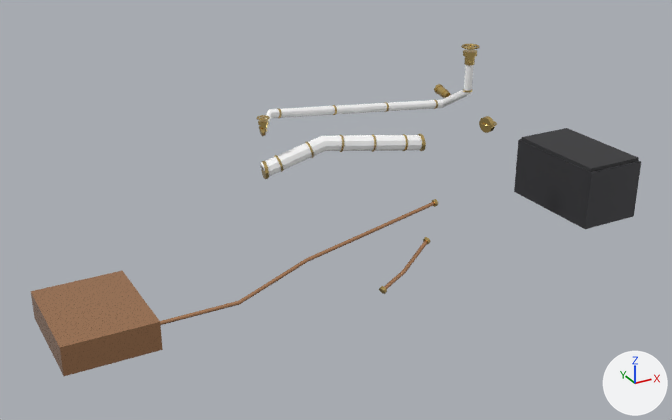
One commit to the glTF model boats/exports/steam/Pipework_Fittings.glb: the scene before it, then after it.
The view is the same before and after, from a camera (50 mm lens) standing at (-2.98, -4.73, 2.36) and looking at (-0.38, 0.0, 0.0). Every picture has the same lights, and +X, +Y and +Z are marked at lower right. The first picture is the older version. Vertices at exactly the same position are counted once.

Before the edit, the objects in view are built like this:
```python
me_pipework_fittings = bpy.data.meshes.new('Pipework_Fittings')
me_pipework_fittings.from_pydata(...)  # 1214 vertices, 2260 faces; spans x -2.22..1.85, y -0.39..0.42, z -0.47..0.94
# faces by material slot: [1712, 12, 152, 76, 296, 12]
me_pipework_fittings.materials.append(mat_brass)  # yellow #e2c47c
me_pipework_fittings.materials.append(mat_castiron)  # dark grey #525256
me_pipework_fittings.materials.append(mat_canvas)  # white #ffffff
me_pipework_fittings.materials.append(mat_gauge_glass)  # white #f3f3f3
me_pipework_fittings.materials.append(mat_copper)  # beige #dda67c
me_pipework_fittings.materials.append(mat_coal)  # dark grey #353537
ob_pipework_fittings = bpy.data.objects.new('Pipework_Fittings', me_pipework_fittings)
ob_pipework_fittings.location = (0.0, 0.0, 0.0)
```
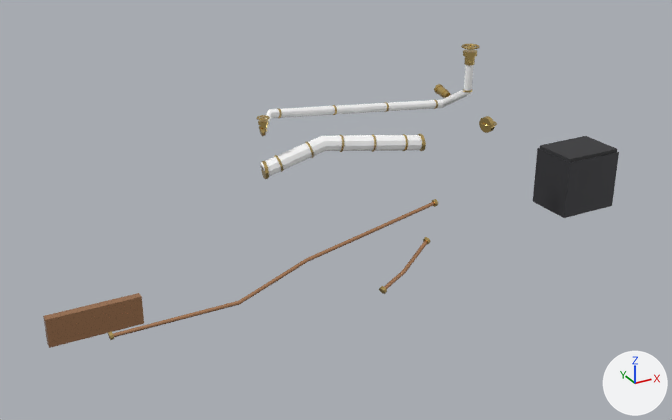
Boxes [x1, y1, x2, y2] around the edits, measured in the pictures (672 x 420 px; the box of a moved part takes in the faces that stretch with it):
'Pipework_Fittings', reshaped (8% shorter)
    before: [31, 44, 641, 376]
    after: [43, 44, 619, 348]
part 1 of me_pipework_fittings, moved or reshaped
    before: [514, 139, 641, 229]
    after: [533, 148, 619, 218]
part 2 of me_pipework_fittings, moved or reshaped
    before: [31, 271, 163, 376]
    after: [43, 293, 144, 348]
part 3 of me_pipework_fittings, moved or reshaped
    before: [521, 128, 639, 172]
    after: [539, 136, 617, 162]

Diff of the bpy script that builds the scene:
```diff
--- a/boats/exports/steam/Pipework_Fittings.glb.py
+++ b/boats/exports/steam/Pipework_Fittings.glb.py
@@ me_pipework_fittings @@
 # used by ob_pipework_fittings; location = (0.0, 0.0, 0.0)
-me_pipework_fittings.from_pydata(...)  # 1214 vertices, 2260 faces; spans x -2.22..1.85, y -0.39..0.42, z -0.47..0.94
+me_pipework_fittings.from_pydata(...)  # 1214 vertices, 2260 faces; spans x -2.22..1.85, y -0.37..0.42, z -0.47..0.94
+# me_pipework_fittings part 1: the loose piece of 8 vertices spanning x 1.39..1.85, y -0.39..0.39, z -0.37..0.05 is scaled about its middle by (1, 0.444, 1)
+# me_pipework_fittings part 2: the loose piece of 8 vertices spanning x -2.22..-1.67, y -0.35..0.35, z -0.44..-0.26 is scaled about its middle by (1, 0.0714, 1)
+# me_pipework_fittings part 3: the loose piece of 8 vertices spanning x 1.4..1.84, y -0.37..0.37, z 0.04..0.07 is scaled about its middle by (1, 0.441, 1)
+# other edits to the shape of me_pipework_fittings do not show in these pictures
 me_pipework_fittings.materials.append(mat_brass)
```
